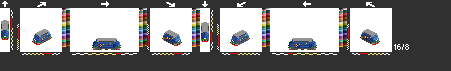
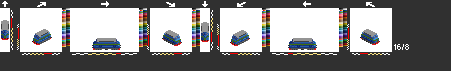
Before/after of a 451 x 71 layered artwork. What changed in the layer stack:
hid "sj5" over [1, 33, 379, 49]
showed "sj1" over [1, 33, 379, 49]
painted on "ral" over [40, 33, 372, 40]
